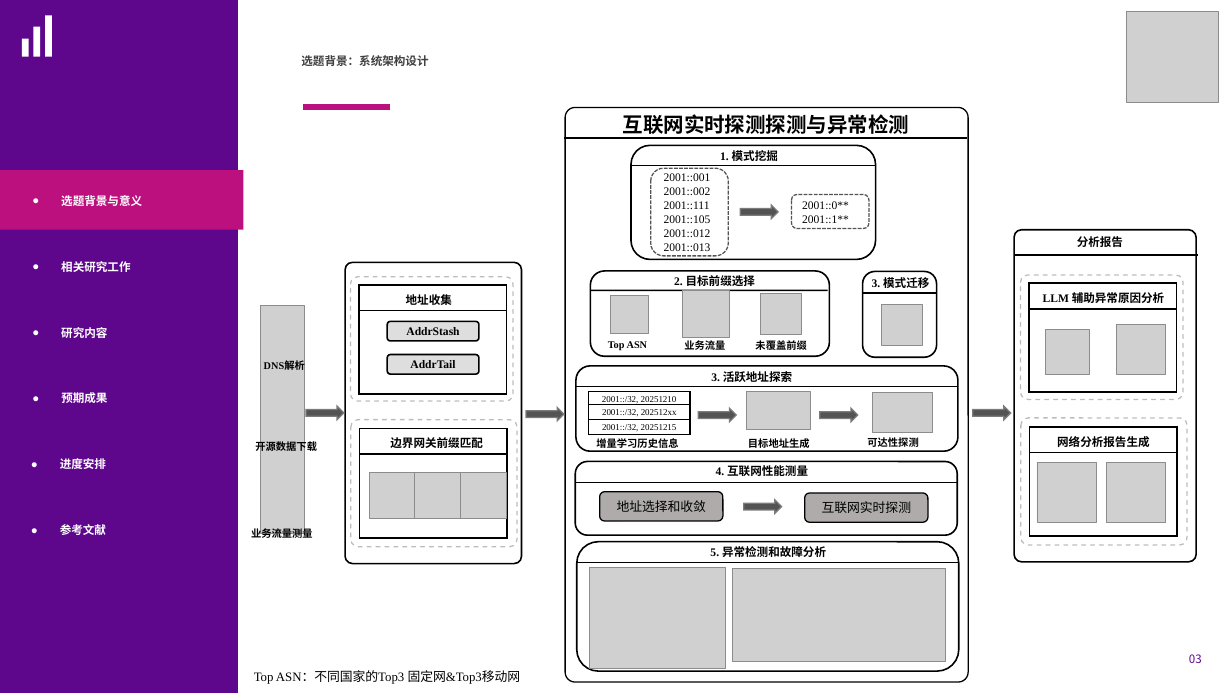
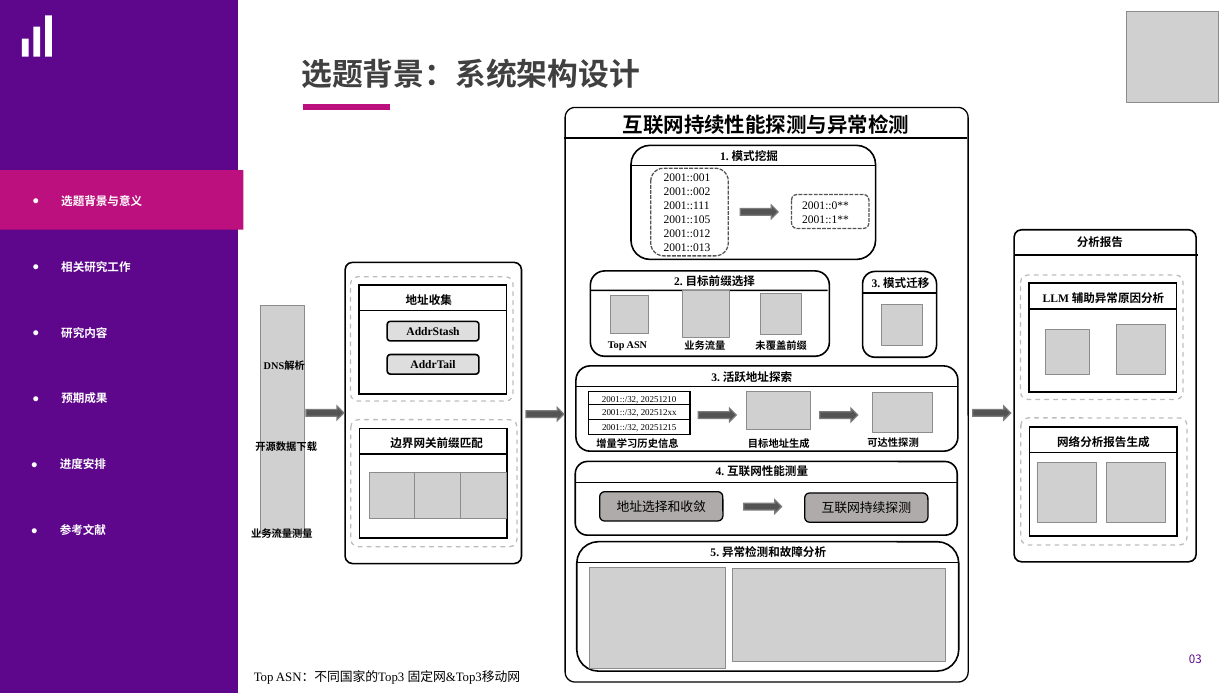
Before and after one commit to kafka-dara/school, a slide deck: slide 5 of 1_硕士开题报告-郑盛东-version3.pptx. Drawn at 1232x693 pixels with LibreOffice and Linux fonts; fonts in the diff are those of the drawing; grey boxes stand for pictures; background and template pictures are left out. Boxes give left, top, right and bottom in pixels: in the first picture for what was removed or moved away, otherwise in the second. Text is boxed around its words. In the diff, an @@ line names an element or a change of style, - is before the commit and + after.

```diff
--- a/1_硕士开题报告-郑盛东-version3.pptx
+++ b/1_硕士开题报告-郑盛东-version3.pptx
@@ text "选题背景：系统架构设计" at [301, 58, 640, 88]: size 9 to 24 pt @@
@@ text at [623, 114, 909, 134]: text changed @@
-互联网实时探测探测与异常检测
+互联网持续性能探测与异常检测
@@ text in rounded rectangle at [822, 501, 912, 513]: text changed @@
-互联网实时探测
+互联网持续探测
```
Also in this commit, not shown: 3 other slides changed, 2 other files.
